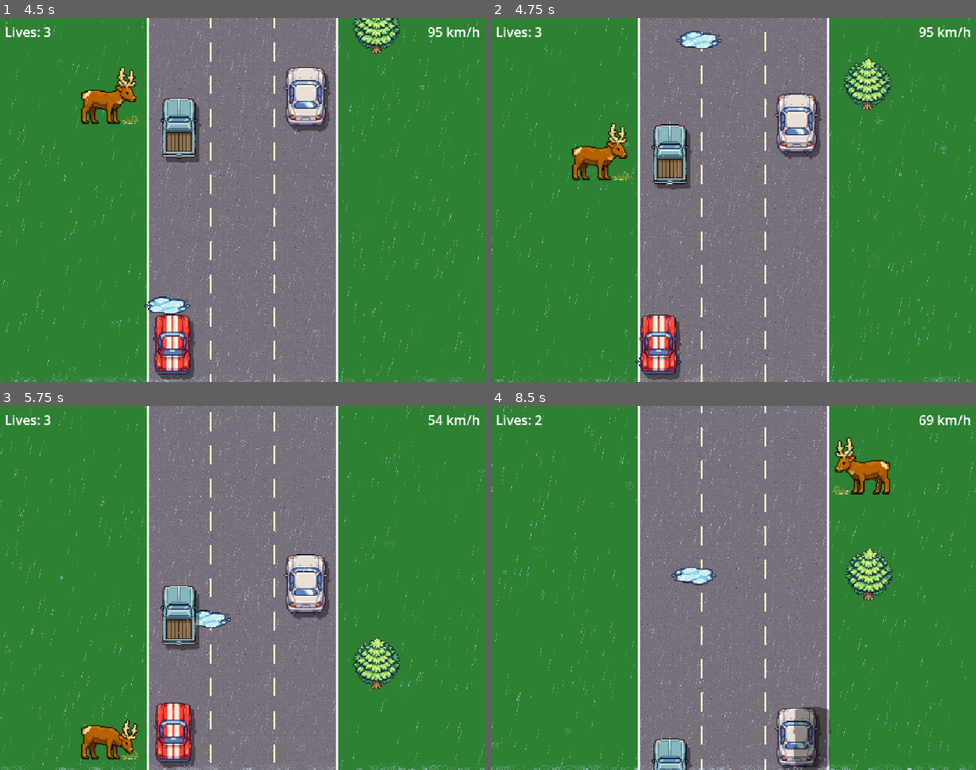
Above: before the commit, frames 1-4 (two rows, left to right).
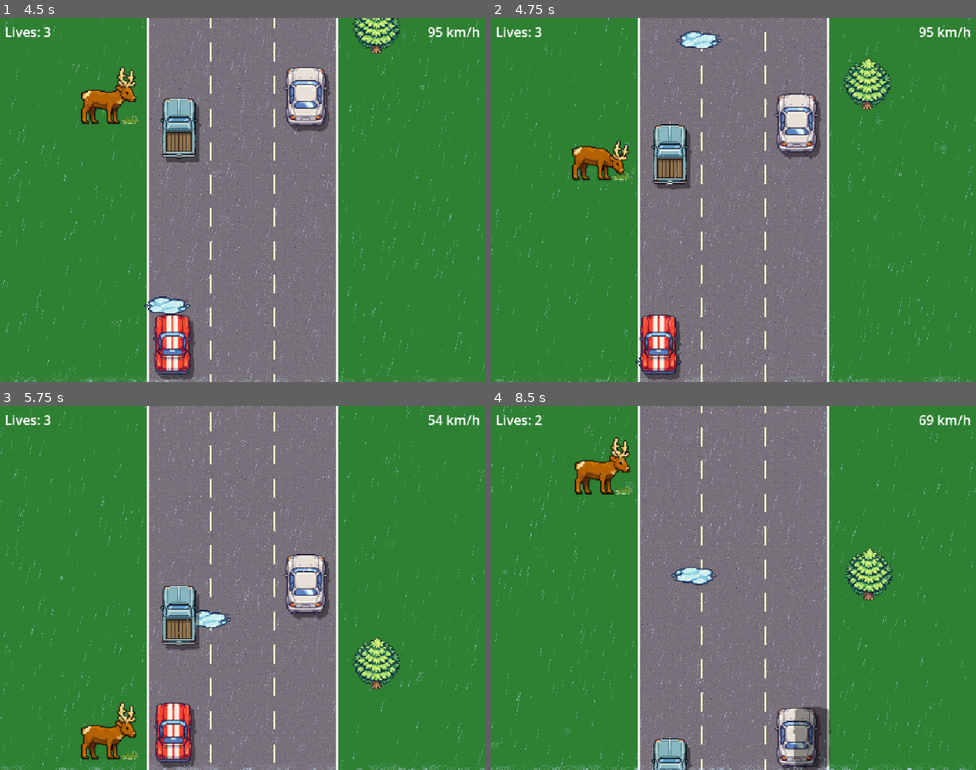
Above: after the commit, the same moments.

Repository: Antonio-Ingegnere/road-race
Game: Godot game, scene res://scenes/main.tscn
Same seed, same stepped clock (60 frames per second), same inputs: the game is played once before the commit and once after it.
Inputs:
- Up to frame 1 (4.5 s): tap Enter at 0.5 s; hold Right (ui_right) 0.53-1.28 s; hold Down (ui_down) 1.28-2.03 s; hold Right (ui_right) 2.03-2.78 s; hold Up (ui_up) 2.78-3.53 s; hold Left (ui_left) from 3.53 s (still down)
- Up to frame 2 (4.75 s): keep holding Left (ui_left)
- Up to frame 3 (5.75 s): release Left (ui_left) at 5.03 s; hold Down (ui_down) from 5.03 s (still down)
- Up to frame 4 (8.5 s): release Down (ui_down) at 5.78 s; hold Right (ui_right) 5.78-6.53 s; hold Up (ui_up) 6.53-7.28 s; hold Right (ui_right) 7.28-8.03 s; hold Down (ui_down) from 8.03 s (still down)

Frame 1 is identical in both runs. In frame 2, 0.5% of the frame differs, in the area x 23-29%, y 28-44%; in frame 3, 0.5%; in frame 4, 1.9%, in the area x 17-83%, y 8-25%.

Commit message:
Randomize elk starting frame on spawn
Each elk now begins in a randomly chosen state (standing or eating)
with the correct frame and timer range, so elks don't always appear
in the same pose.

Co-Authored-By: Claude Sonnet 4.6 <noreply@anthropic.com>

Diff:
--- a/scripts/elk_manager.gd
+++ b/scripts/elk_manager.gd
@@ -72,12 +72,13 @@
 	var hw: float = FRAME_W * ELK_SCALE * 0.5
 	var x: float = ROAD_LEFT + ROAD_WIDTH + offset + hw if right \
 		else ROAD_LEFT - offset - hw
+	var state := randi() % 2
 	_elks.append({
 		"pos": Vector2(x, -FRAME_H * ELK_SCALE * 0.5),
 		"right": right,
-		"state": 0,
-		"frame": 0,
-		"state_timer": randf_range(STAND_MIN, STAND_MAX),
+		"state": state,
+		"frame": state,
+		"state_timer": randf_range(STAND_MIN, STAND_MAX) if state == 0 else randf_range(EAT_MIN, EAT_MAX),
 	})
 
 
Not shown: 1 places in scenes/main.tscn that only renumber resources
